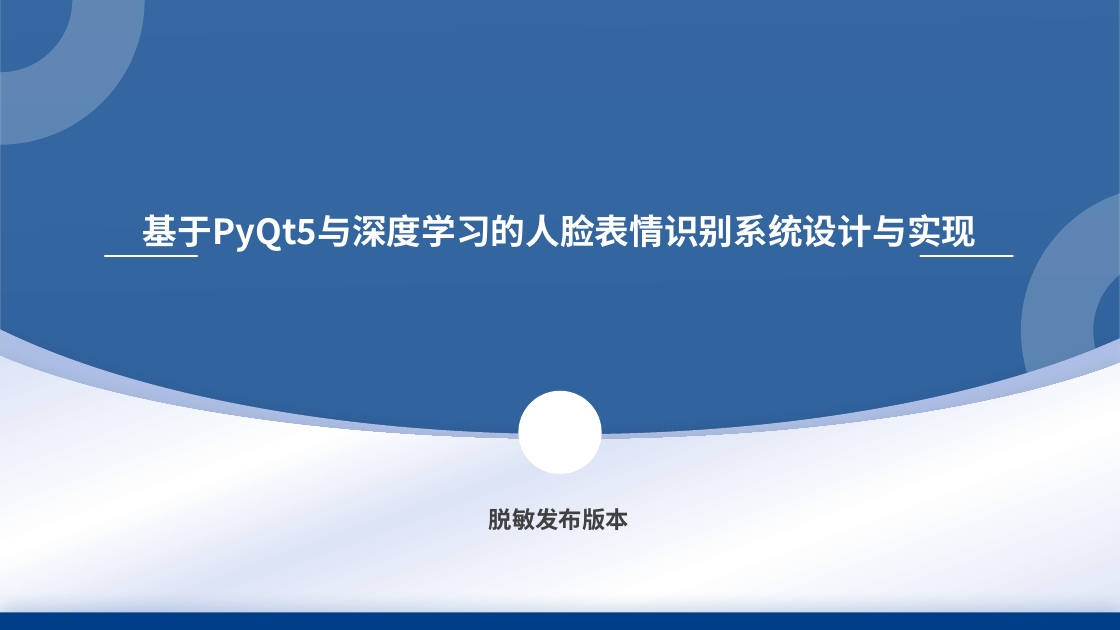
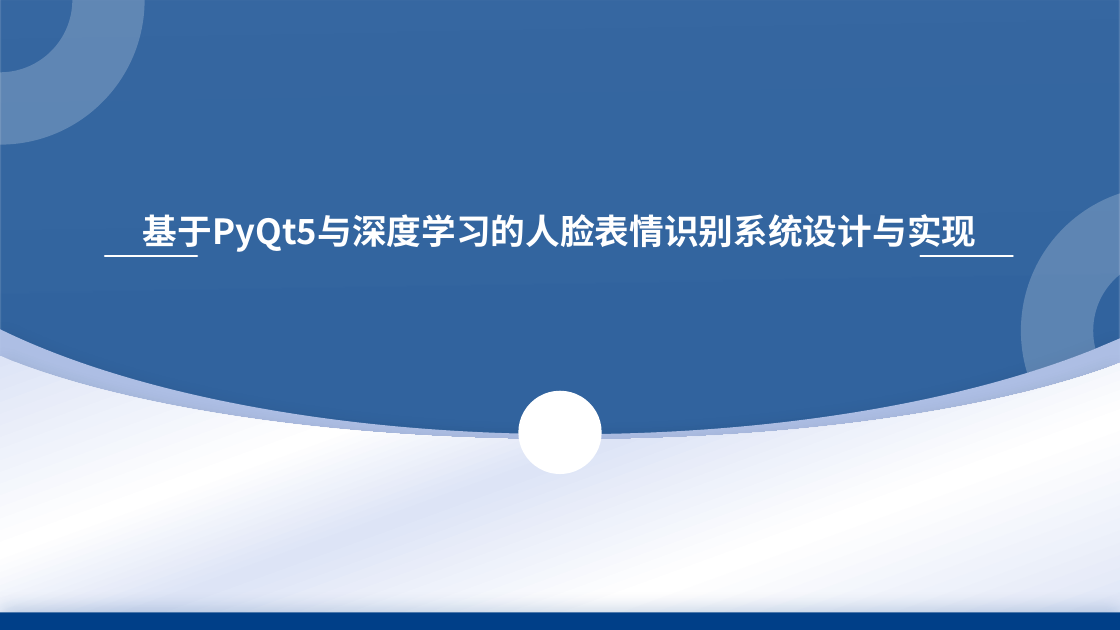
Before and after one commit to softRepo/ISEE-coursework, a slide deck: slide 1 of 人工智能/人脸表情识别/docs/presentation.pptx. Drawn at 1120x630 pixels with LibreOffice and Linux fonts; fonts in the diff are those of the drawing. Boxes give left, top, right and bottom in pixels: in the first picture for what was removed or moved away, otherwise in the second. Text is boxed around its words. In the diff, an @@ line names an element or a change of style, - is before the commit and + after.

Commit message:
Streamline project documentation and presentation text

```diff
--- a/人工智能/人脸表情识别/docs/presentation.pptx
+++ b/人工智能/人脸表情识别/docs/presentation.pptx
@@ text removed at [489, 508, 629, 530] @@
-脱敏发布版本
```
Also in this commit, not shown: 1 other slide changed, 19 other files.
